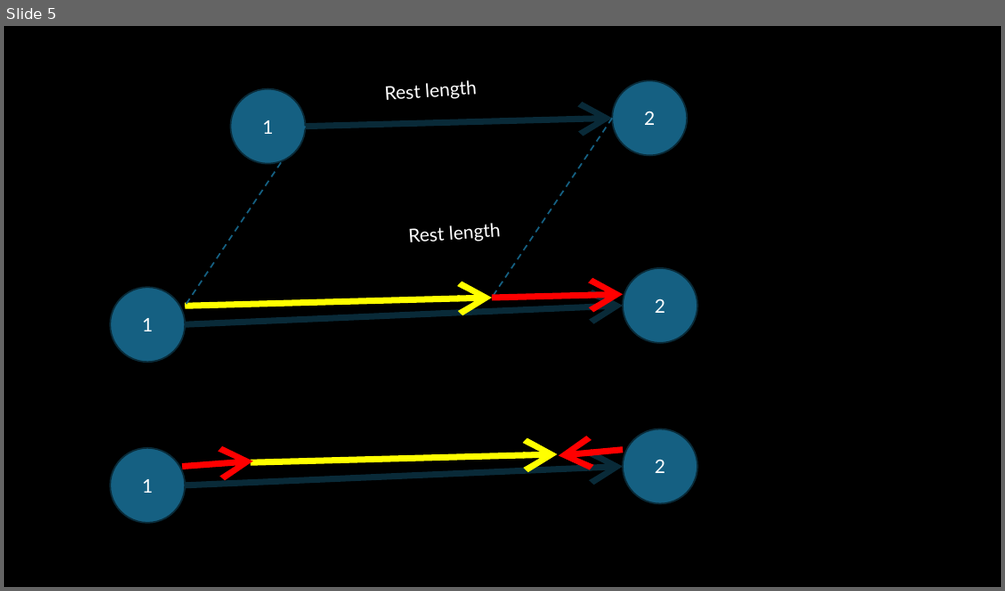
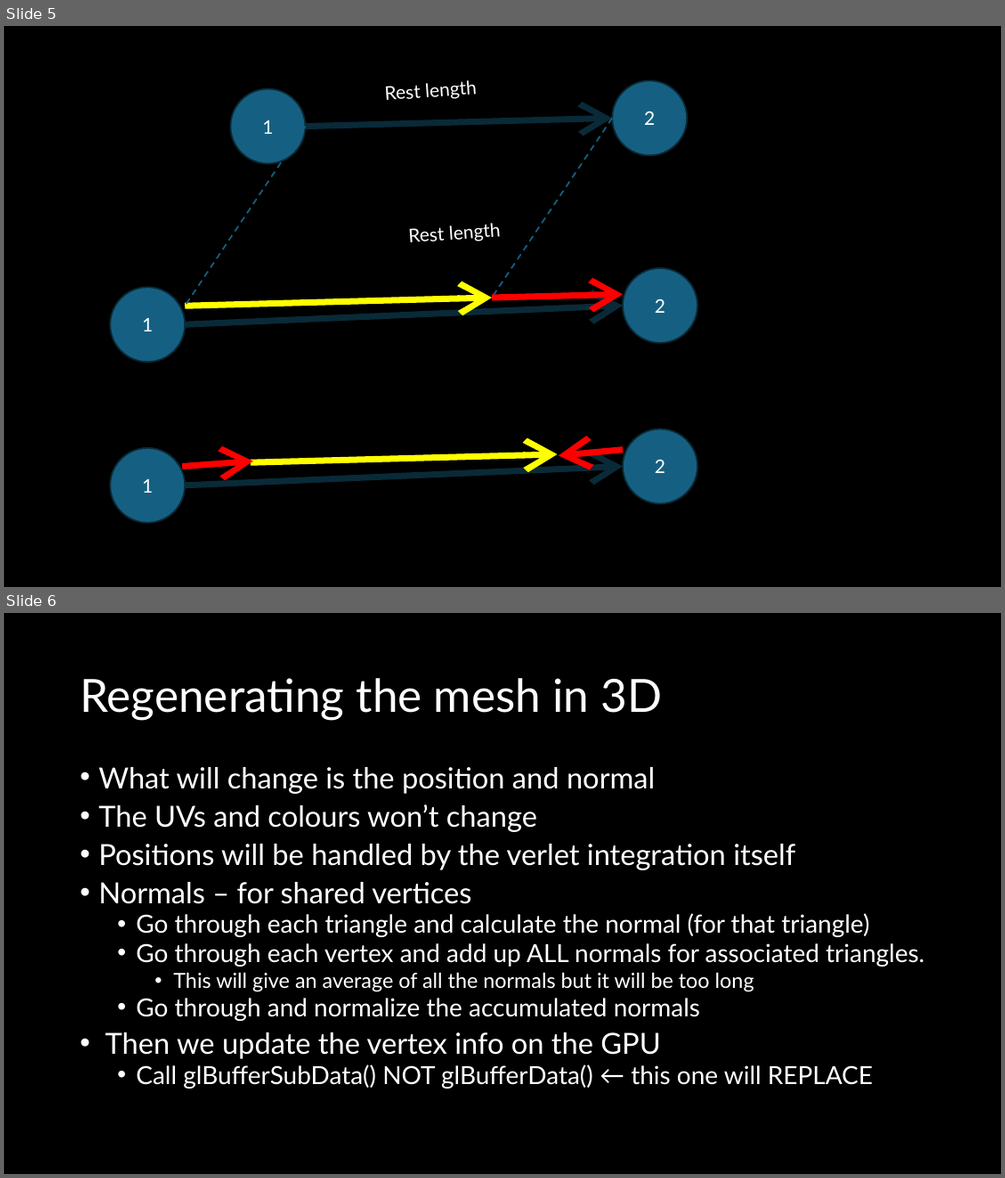
Before and after one commit to FeeneyCodes/GDP202324, a slide deck: 6022_Phys 2/D2D/W02 (soft thing, Verlet)/Vertlet integration.pptx. Shown one above the other, each under a label of ours: slide 5 before the commit, slides 5 and 6 after it. The pictures are 1005x591 and 1005x1178 pixels, drawn with LibreOffice and Linux fonts; fonts in the diff are those of the drawing. Boxes give left, top, right and bottom in pixels: in the first picture for what was removed or moved away, otherwise in the second. Text is boxed around its words. In the diff, an @@ line names an element or a change of style, - is before the commit and + after.

```diff
--- a/6022_Phys 2/D2D/W02 (soft thing, Verlet)/Vertlet integration.pptx
+++ b/6022_Phys 2/D2D/W02 (soft thing, Verlet)/Vertlet integration.pptx
@@ slide 6 added at [4,613,1001,1174], background #000000 @@
@@ title added at [80,678,662,720], 44 pt, text #FFFFFF @@
+Regenerating the mesh in 3D
@@ text added at [98,767,924,1088], 24 pt, text #FFFFFF @@
+• What will change is the position and normal
+• The UVs and colours won’t change
+• Positions will be handled by the verlet integration itself
+• Normals – for shared vertices
+  • Go through each triangle and calculate the normal (for that triangle)
+  • Go through each vertex and add up ALL normals for associated triangles.
+    • This will give an average of all the normals but it will be too long
+  • Go through and normalize the accumulated normals
+• Then we update the vertex info on the GPU
+  • Call glBufferSubData() NOT glBufferData() ← this one will REPLACE
```
Also in this commit, not shown: 1 other slide added, 20 other files.
